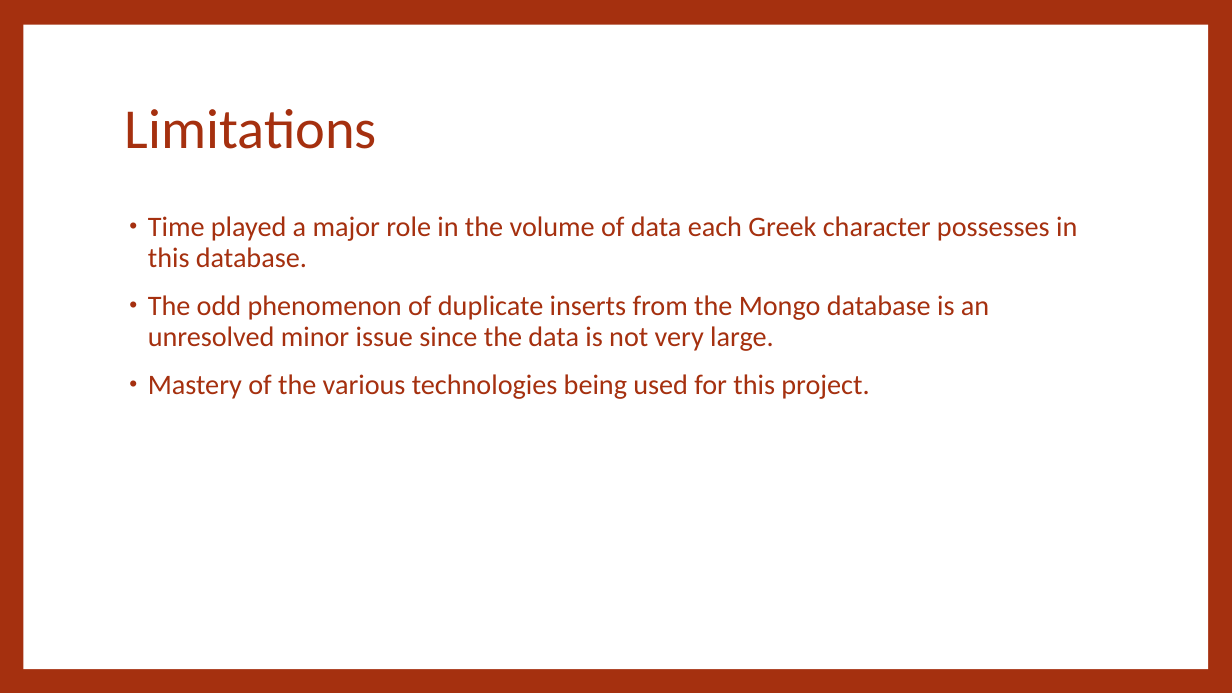
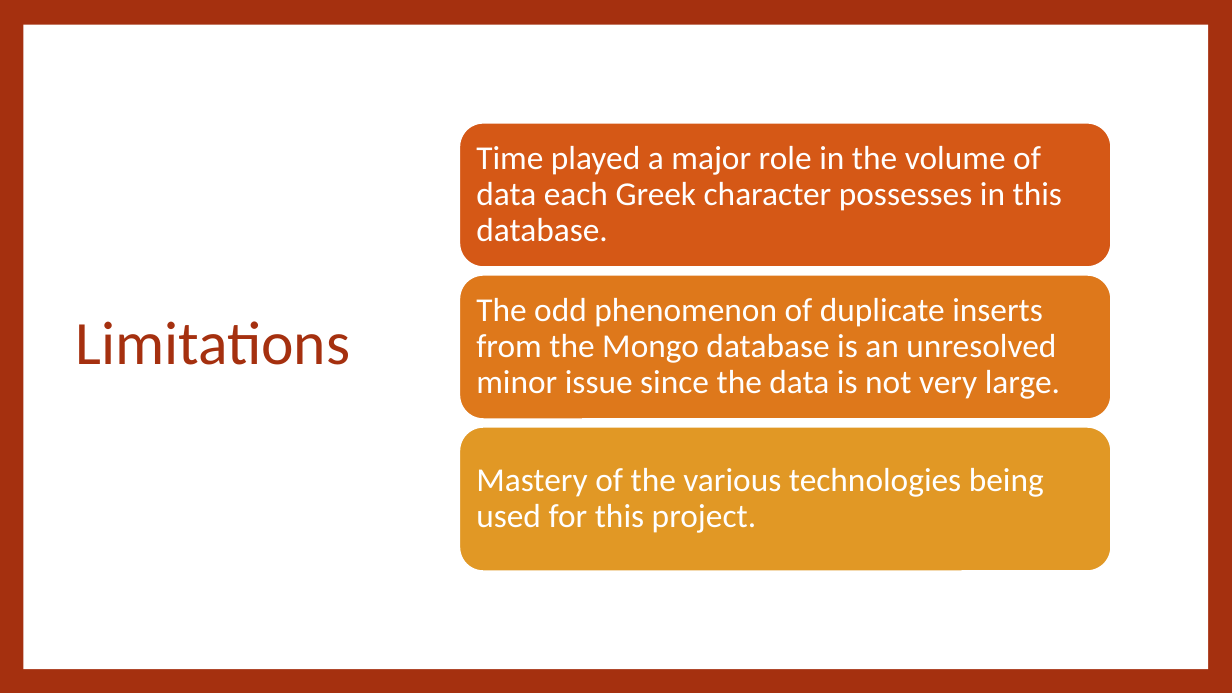
Before and after one commit to nannohk/DataManagement_Greek_Mythology_Project, a slide deck: slide 8 of GreekMythology_Presentation.pptx (slide 6 before the commit). Drawn at 1232x693 pixels with LibreOffice and Linux fonts; fonts in the diff are those of the drawing. Boxes give left, top, right and bottom in pixels: in the first picture for what was removed or moved away, otherwise in the second. Text is boxed around its words. In the diff, an @@ line names an element or a change of style, - is before the commit and + after.

```diff
--- a/GreekMythology_Presentation.pptx
+++ b/GreekMythology_Presentation.pptx
@@ title "Limitations": place and size @@
-title "Limitations" at <box>125,109,377,149</box>
+title "Limitations" at <box>75,321,350,365</box>
@@ title "Limitations" at <box>75,321,350,365</box>: size 44 to 48 pt @@
@@ text removed at <box>148,216,1077,399</box> @@
-• Time played a major role in the volume of data each Greek character possesses in this database.
-• The odd phenomenon of duplicate inserts from the Mongo database is an unresolved minor issue since the data is not very large.
-• Mastery of the various technologies being used for this project.
@@ group added at <box>459,123,1112,571</box>: 3 rounded rectangles, 3 texts @@
+Time played a major role in the volume of data each Greek character possesses in this database.
+The odd phenomenon of duplicate inserts from the Mongo database is an unresolved minor issue since the data is not very large.
+Mastery of the various technologies being used for this project.
```
Also in this commit, not shown: 4 other slides changed, 3 slides added, 1 slide removed, 2 other files.
